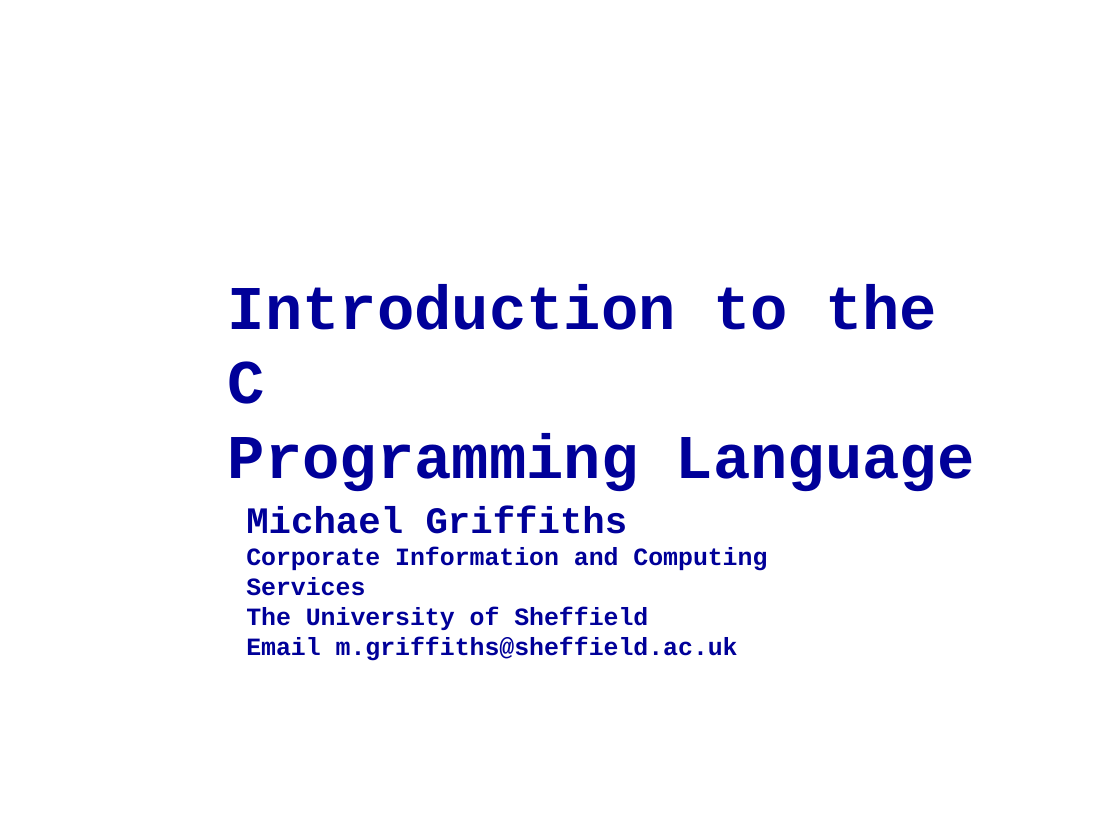
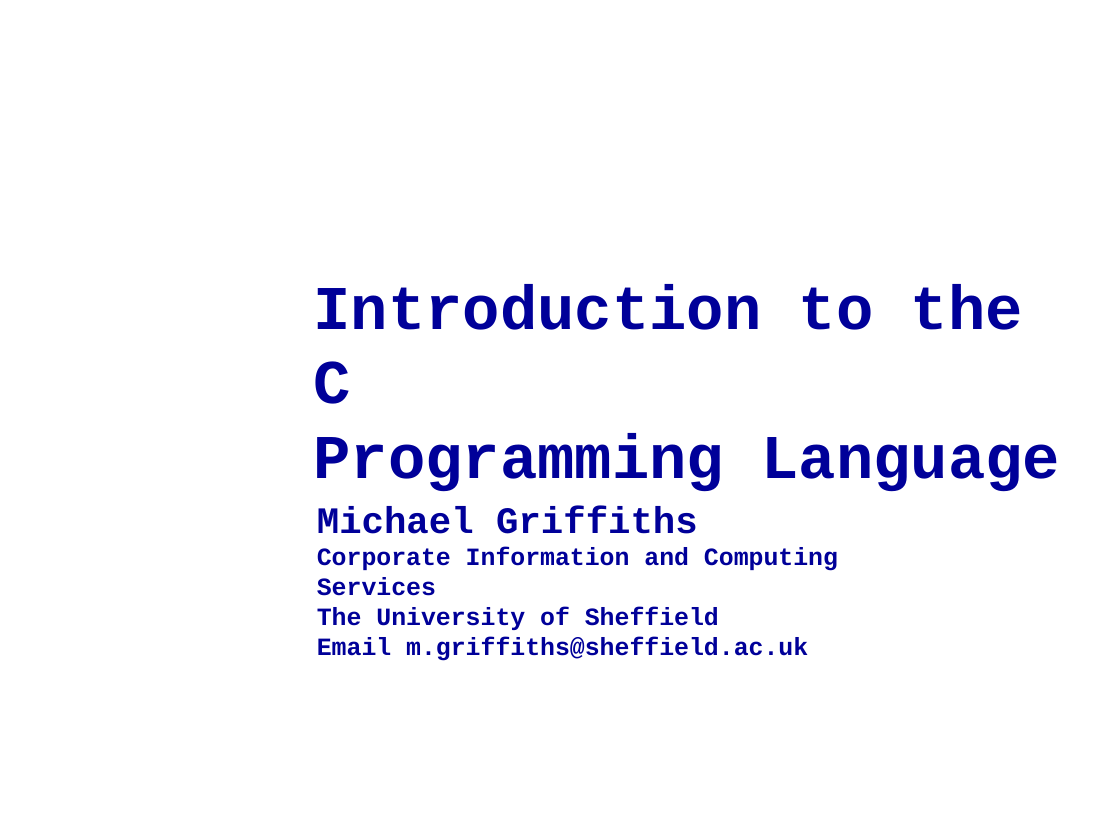
Before and after one commit to mikeg64/iome, a slide deck: slide 1 of src/examples/course/c/presentation/IntrotoC1.ppt. Drawn at 1120x840 pixels with LibreOffice and Linux fonts; fonts in the diff are those of the drawing; background and template pictures are left out. Boxes give left, top, right and bottom in pixels: in the first picture for what was removed or moved away, otherwise in the second. Text is boxed around its words. In the diff, an @@ line names an element or a change of style, - is before the commit and + after.

```diff
--- a/src/examples/course/c/presentation/IntrotoC1.ppt
+++ b/src/examples/course/c/presentation/IntrotoC1.ppt
@@ text "Introduction to the C": place and size @@
-text "Introduction to the C" at box(228, 285, 975, 492)
+text "Introduction to the C" at box(314, 285, 1060, 492)
@@ text "Michael Griffiths": place and size @@
-text "Michael Griffiths" at box(246, 507, 767, 661)
+text "Michael Griffiths" at box(317, 507, 838, 661)
```
Also in this commit, not shown: 42 other slides changed, 2 slides added, 15 other files.
